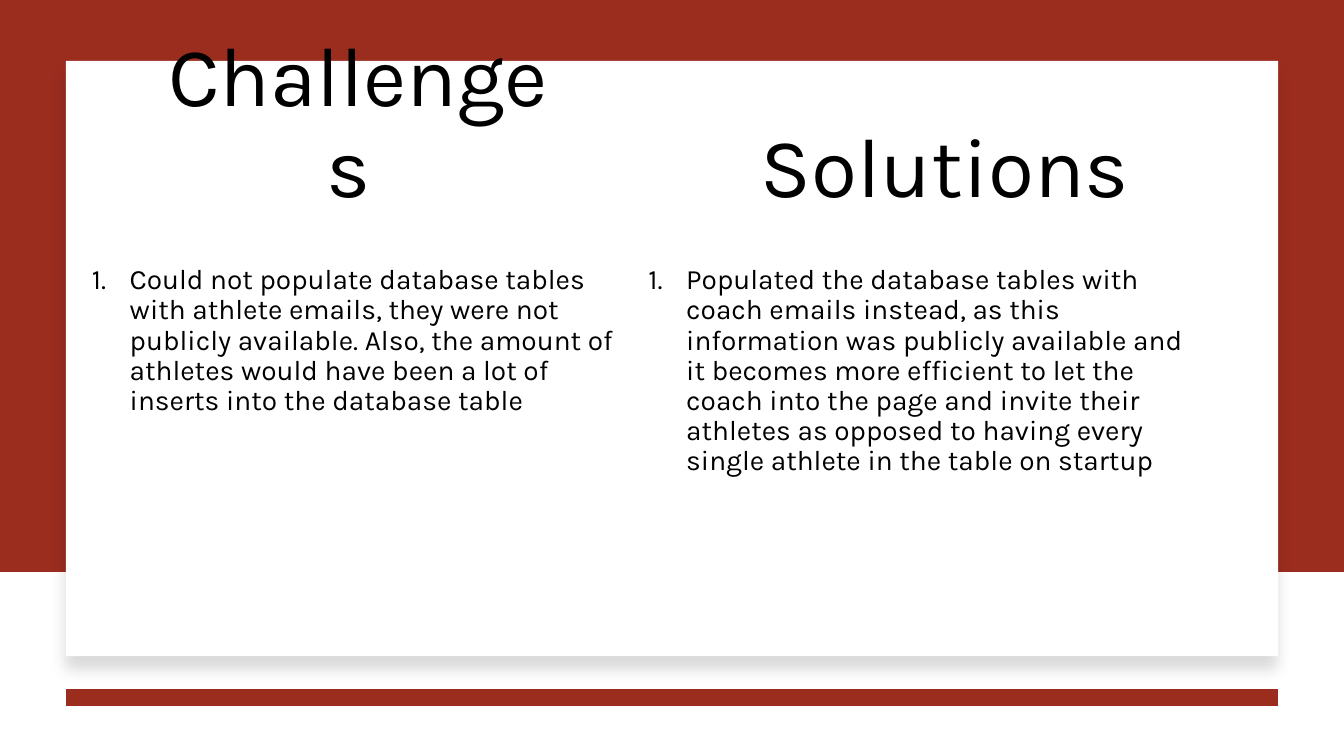
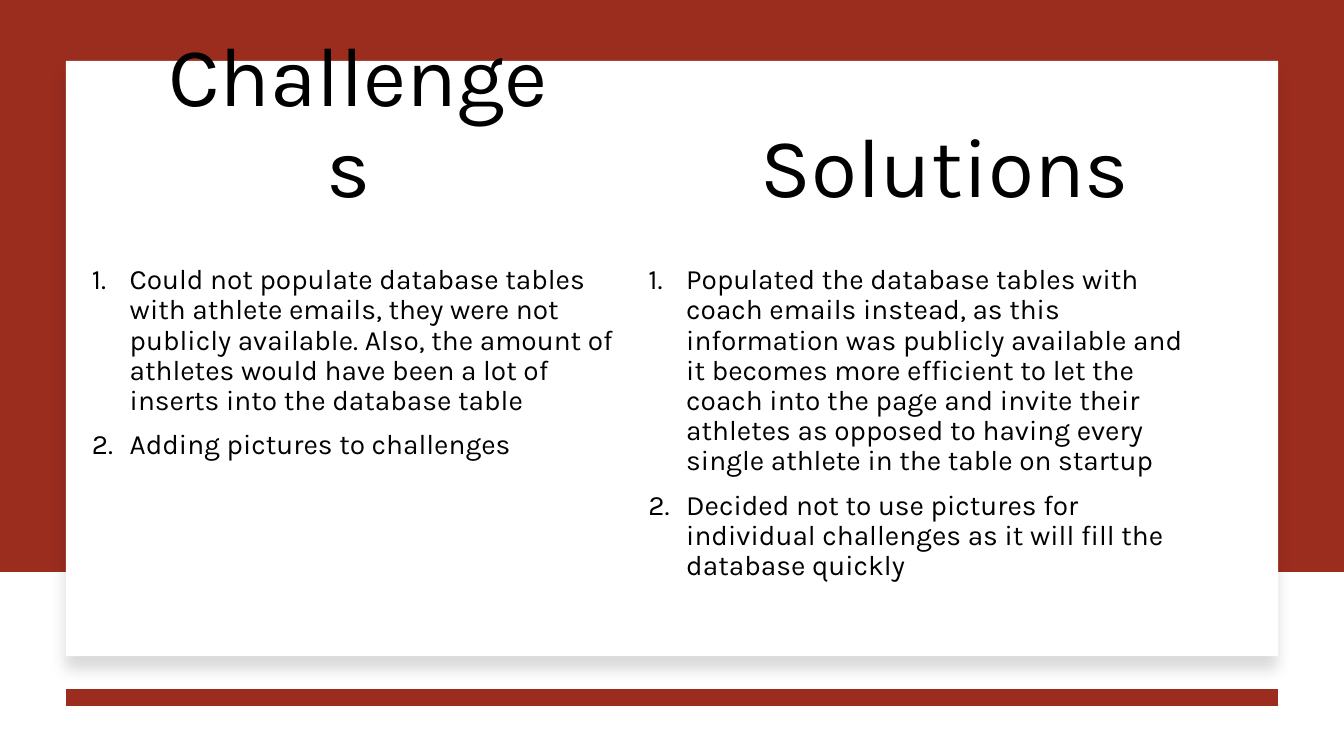
Before and after one commit to jjdeuce06/VulcanActivityTracker, a slide deck: slide 4 of Documentation/Weekly Report/week11/CMSC-4920-Week11-Group2.pptx. Drawn at 1344x756 pixels with LibreOffice and Linux fonts; fonts in the diff are those of the drawing. Boxes give left, top, right and bottom in pixels: in the first picture for what was removed or moved away, otherwise in the second. Text is boxed around its words. In the diff, an @@ line names an element or a change of style, - is before the commit and + after.

```diff
--- a/Documentation/Weekly Report/week11/CMSC-4920-Week11-Group2.pptx
+++ b/Documentation/Weekly Report/week11/CMSC-4920-Week11-Group2.pptx
@@ text at (x1=130, y1=434, x2=511, y2=461): paragraph added @@
+2. Adding pictures to challenges
@@ text at (x1=686, y1=495, x2=1163, y2=582): paragraph added @@
+2. Decided not to use pictures for individual challenges as it will fill the database quickly
```
Also in this commit, not shown: 1 other slide changed, 2 slides added, 3 other files.
